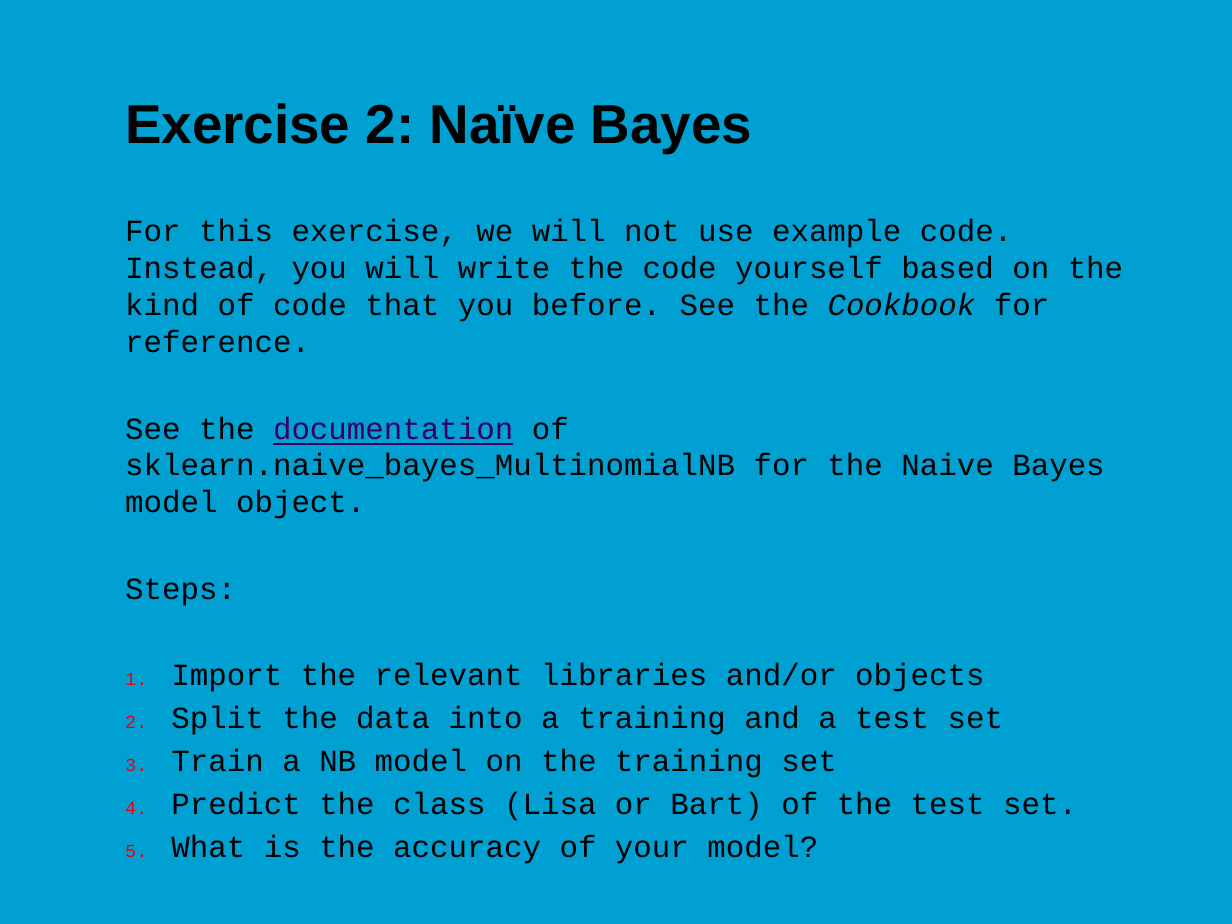
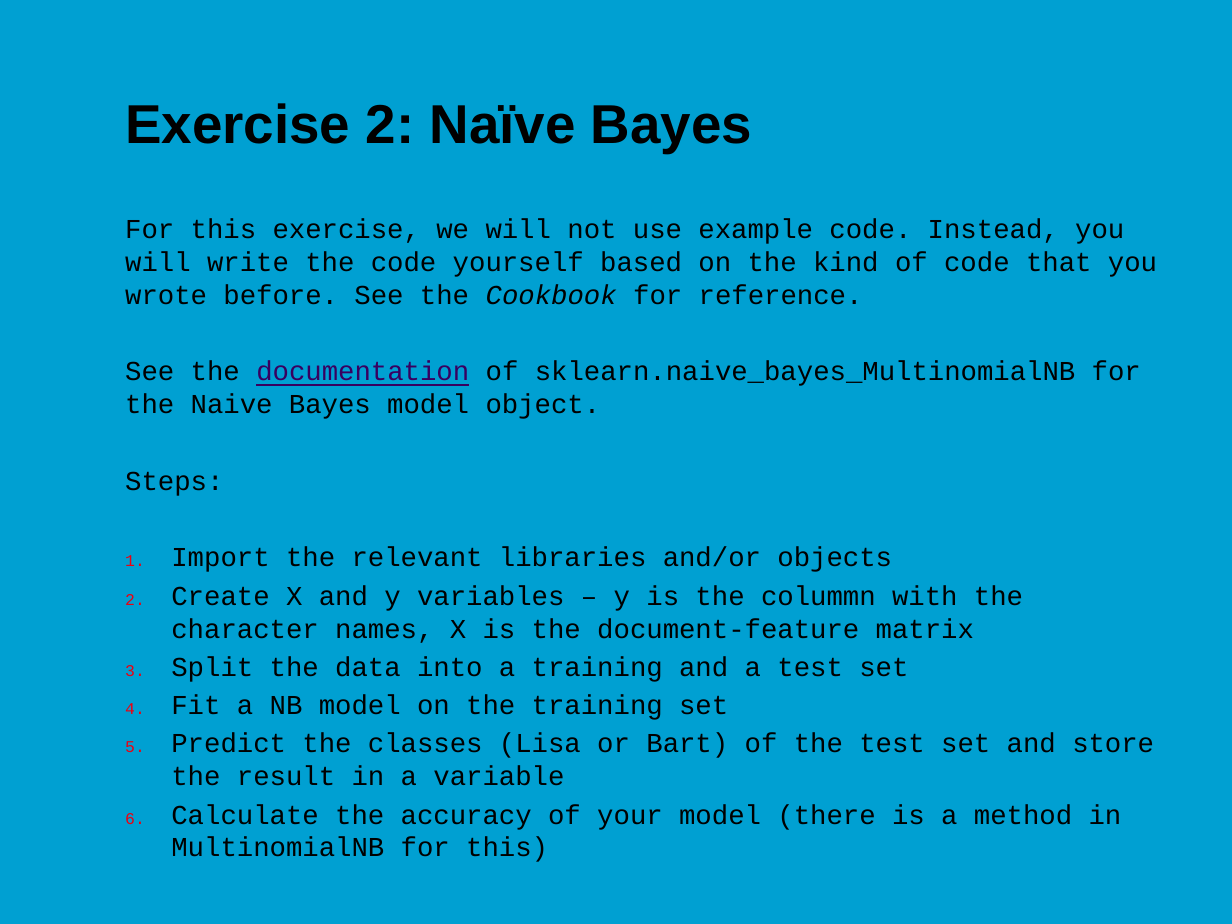
Before and after one commit to jonasmoons/data-driven-learning, a slide deck: slide 19 of slides/Week 6 - text mining.pptx (slide 17 before the commit). Drawn at 1232x924 pixels with LibreOffice and Linux fonts; fonts in the diff are those of the drawing; background and template pictures are left out. Boxes give left, top, right and bottom in pixels: in the first picture for what was removed or moved away, otherwise in the second. Text is boxed around its words. In the diff, an @@ line names an element or a change of style, - is before the commit and + after.

```diff
--- a/slides/Week 6 - text mining.pptx
+++ b/slides/Week 6 - text mining.pptx
@@ text at (125,219,1157,305): text changed; size 18 to 16 pt @@
-For this exercise, we will not use example code. Instead, you will write the code yourself based on the kind of code that you before. See the Cookbook for reference.
+For this exercise, we will not use example code. Instead, you will write the code yourself based on the kind of code that you wrote before. See the Cookbook for reference.
@@ text at (125,361,1141,682): size 18 to 16 pt in "See the documentation of sklearn.naive_bayes_MultinomialNB f ...", "Steps:", "Import the relevant libraries and/or objects", "Split the data into a training and ..." @@
@@ text at (171,585,1023,643): paragraph added @@
+2. Create X and y variables – y is the colummn with the character names, X is the document-feature matrix
@@ text at (171,695,1154,862): text changed; size 18 to 16 pt @@
-3. Train a NB model on the training set
-4. Predict the class (Lisa or Bart) of the test set.
-5. What is the accuracy of your model?
+4. Fit a NB model on the training set
+5. Predict the classes (Lisa or Bart) of the test set and store the result in a variable
+6. Calculate the accuracy of your model (there is a method in MultinomialNB for this)
```
Also in this commit, not shown: 12 other slides changed, 2 slides added, 1 slide removed, 3 other files.
